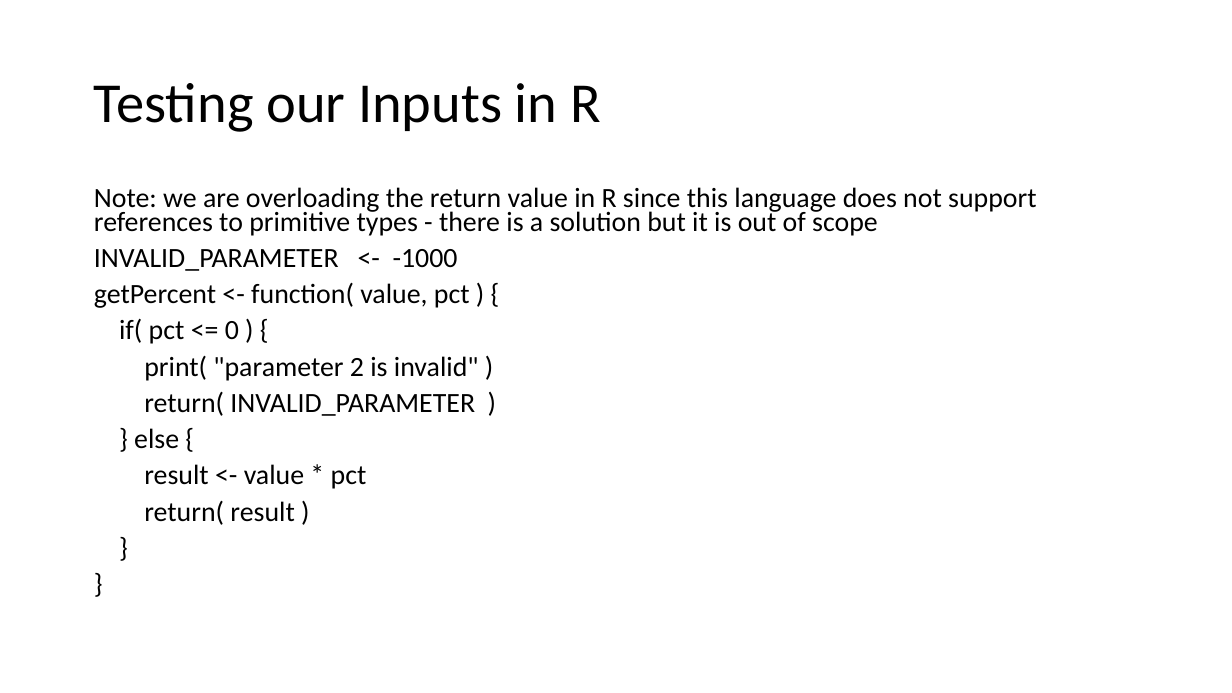
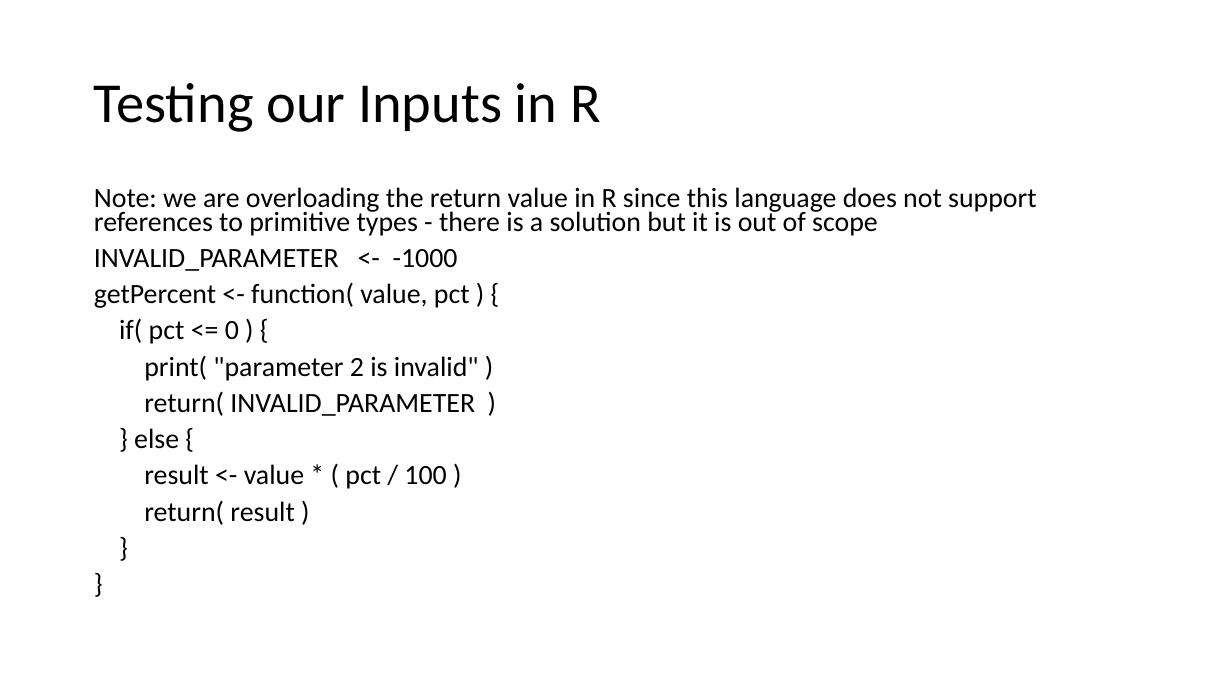
Before and after one commit to NCEAS/oss-2014, a slide deck: slide 15 of day-09/IntroductionToSoftwareClass.pptx. Drawn at 1232x693 pixels with LibreOffice and Linux fonts; fonts in the diff are those of the drawing. Boxes give left, top, right and bottom in pixels: in the first picture for what was removed or moved away, otherwise in the second. Text is boxed around its words. In the diff, an @@ line names an element or a change of style, - is before the commit and + after.

```diff
--- a/day-09/IntroductionToSoftwareClass.pptx
+++ b/day-09/IntroductionToSoftwareClass.pptx
@@ text at (144,464,446,489): text changed @@
-result <- value * pct
+result <- value * ( pct / 100 )
```
Also in this commit, not shown: 1 other slide changed, 1 other file.
